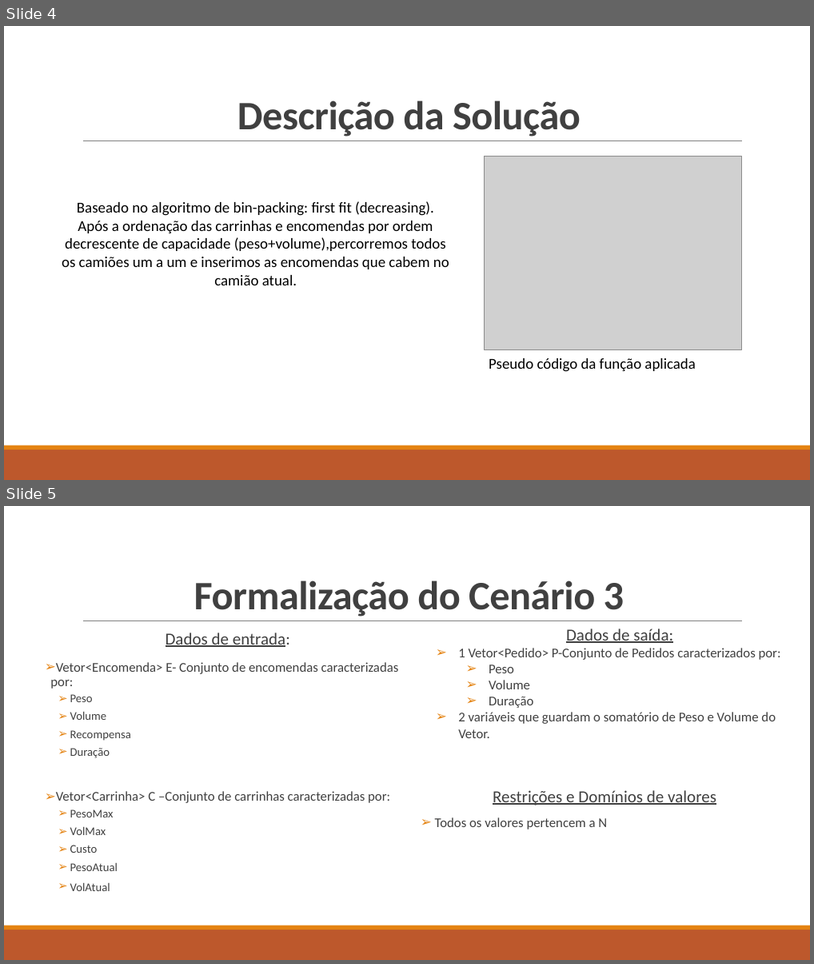
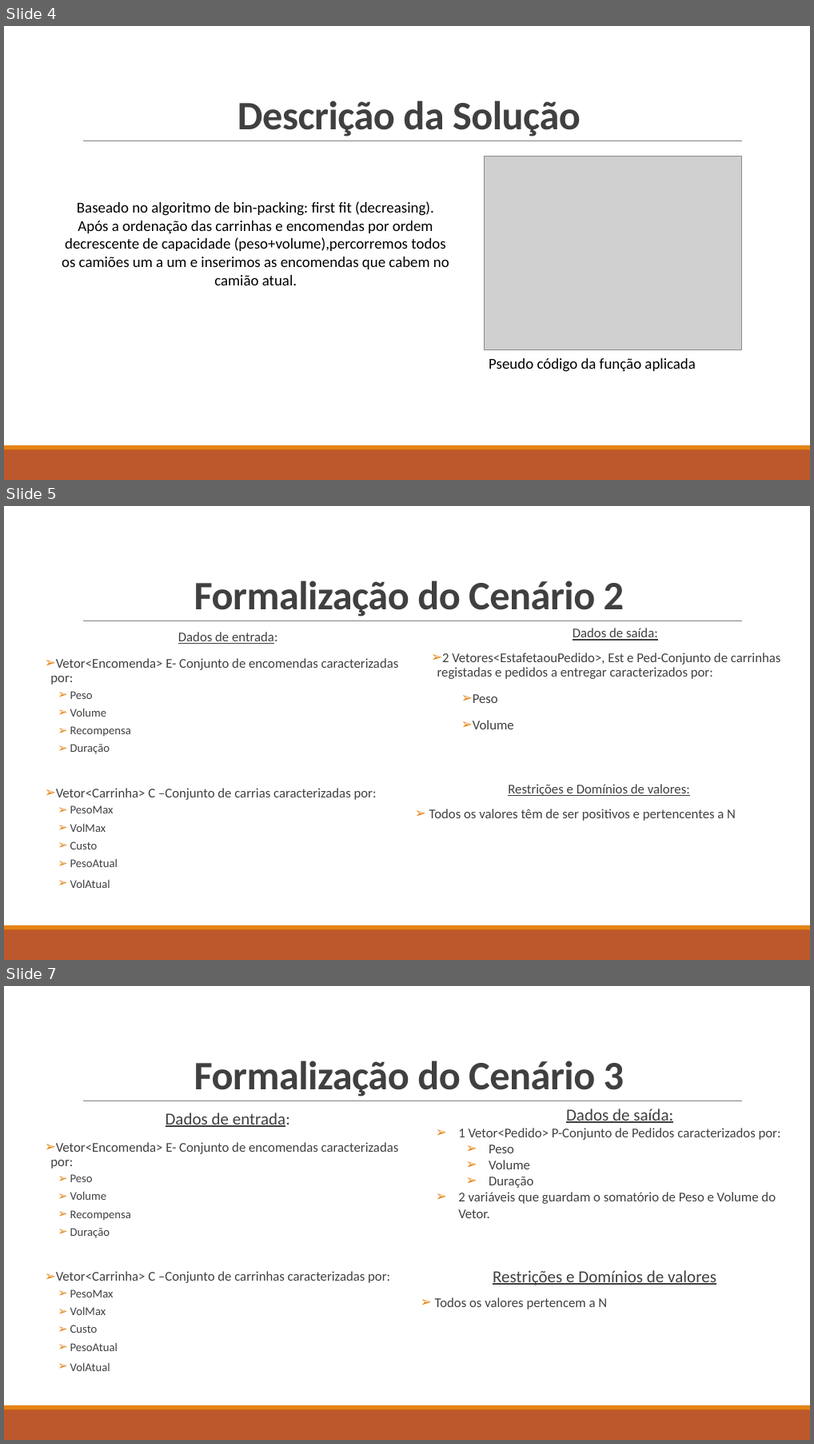
Before and after one commit to Miggs7/DA-Proj-22, a slide deck: Presentation/Logística Urbana para Entrega de Mercadorias.pptx. Shown one above the other, each under a label of ours: slides 4 and 5 before the commit, slides 4, 5 and 7 after it; the slides between them are not shown. The pictures are 814x964 and 814x1444 pixels, drawn with LibreOffice and Linux fonts; fonts in the diff are those of the drawing; grey boxes stand for pictures. Boxes give left, top, right and bottom in pixels: in the first picture for what was removed or moved away, otherwise in the second. Text is boxed around its words. In the diff, an @@ line names an element or a change of style, - is before the commit and + after.

```diff
--- a/Presentation/Logística Urbana para Entrega de Mercadorias.pptx
+++ b/Presentation/Logística Urbana para Entrega de Mercadorias.pptx
@@ slide 5 added at bbox=[4, 506, 810, 960], background #FFFFFF; not listed: 3 template elements that a slide beside it also shows @@
@@ text added at bbox=[194, 580, 624, 616], 48 pt, text #404040, bold @@
+Formalização do Cenário 2
@@ text added at bbox=[50, 632, 399, 888], 16 pt, text #404040 @@
+Dados de entrada:
+➢ Vetor<Encomenda> E- Conjunto de encomendas caracterizadas por:
+  ➢ Peso
+  ➢ Volume
+  ➢ Recompensa
+  ➢ Duração
+➢ Vetor<Carrinha> C –Conjunto de carrias caracterizadas por:
+  ➢ PesoMax
+  ➢ VolMax
+  ➢ Custo
+  ➢ PesoAtual
+  ➢ VolAtual
@@ text added at bbox=[438, 628, 782, 729], 16 pt, text #404040 @@
+Dados de saída:
+➢ 2 Vetores<EstafetaouPedido>, Est e Ped-Conjunto de carrinhas registadas e pedidos a entregar caracterizados por:
+  ➢ Peso
+  ➢ Volume
@@ text added at bbox=[430, 784, 736, 820], 16 pt, text #404040 @@
+Restrições e Domínios de valores:
+➢ Todos os valores têm de ser positivos e pertencentes a N
@@ what was slide 5 is now slide 7 @@
```
Also in this commit, not shown: 2 slides changed, 1 other slide added.
